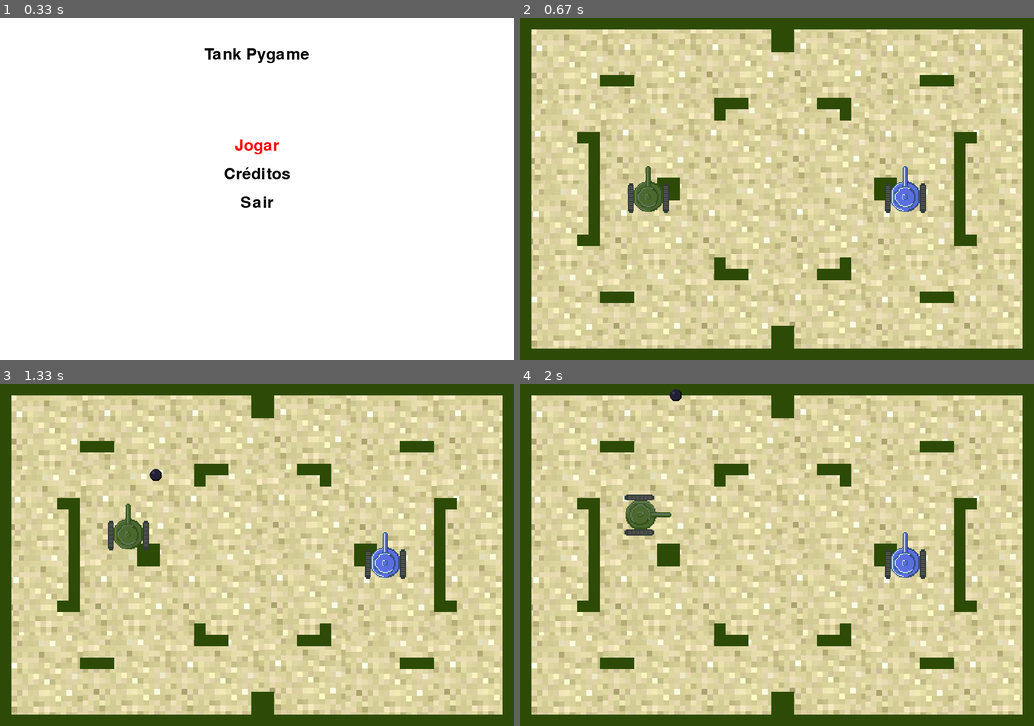
Above: before the commit, frames 1-4 (two rows, left to right).
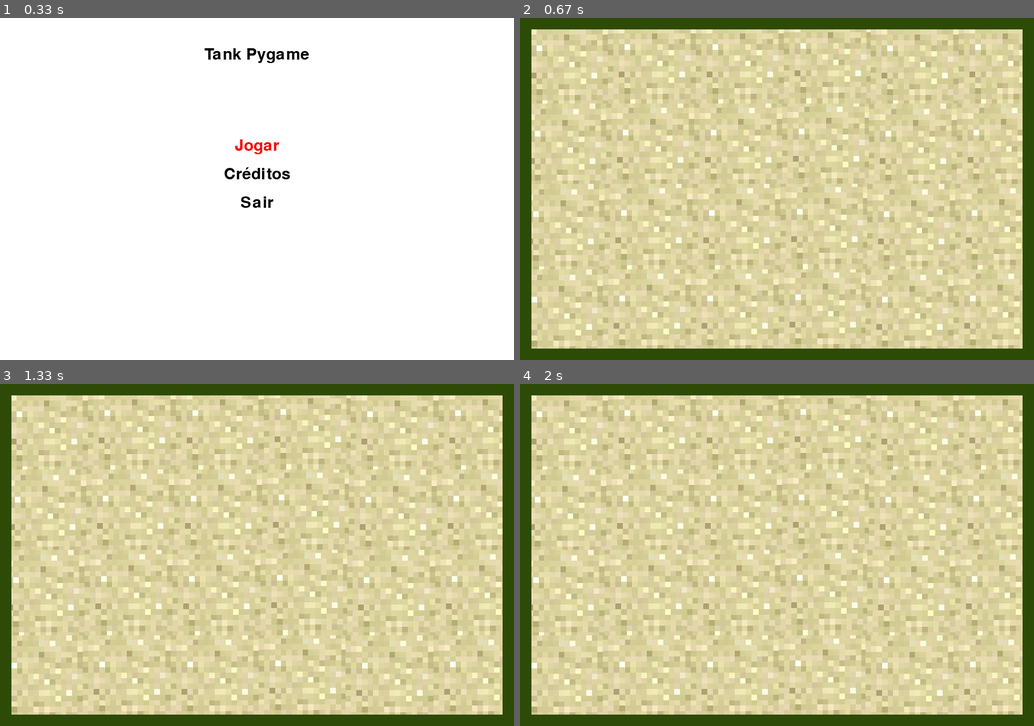
Above: after the commit, the same moments.

Repository: OzielBezerradeLima/tankpygame
Game: pygame game, started from codes/main.py
Same seed, same stepped clock (60 frames per second), same inputs: the game is played once before the commit and once after it.
Inputs:
- Up to frame 1 (0.33 s): no input
- Up to frame 2 (0.67 s): tap Enter at 0.33 s
- Up to frame 3 (1.33 s): tap Space at 0.67 s; hold Up from 1 s (still down)
- Up to frame 4 (2 s): release Up at 1.47 s; hold Right 1.5-1.97 s

Frame 1 is identical in both runs. In frame 2, 6.1% of the frame differs, in the area x 11-89%, y 3-97%; in frame 3, 6.3%; in frame 4, 6.3%, in the area x 11-89%, y 1-97%.

Commit message:
Atualizando game.py

Diff:
--- a/codes/game.py
+++ b/codes/game.py
@@ -9,7 +9,6 @@
 
 
 def run():
-    maze.create_map()
     while playing:
         pygame.display.update()
         maze.draw_map()
@@ -19,6 +18,7 @@
         tank.bullet_ricochet()
         tank.player_active()
         tank.draw_bullet()
+        maze.draw_map()
 
 
         for event in pygame.event.get():
--- a/codes/maze.py
+++ b/codes/maze.py
@@ -32,6 +32,8 @@
     draw_map.background_image = pygame.image.load(os.path.join(dirname, txt))
 
     return walls, empty_spaces  # Retorna as paredes e espaços vazios
+
+
 def draw_map():
     """Desenha o mapa continuamente na tela."""
     # Carrega o mapa aleatório se ainda não tiver sido carregado
--- a/codes/tank.py
+++ b/codes/tank.py
@@ -67,7 +67,7 @@
 # Defina a lista de balas
 bullets = []
 
-bullet_image_path = "../assets/bullet_sprite.png"
+bullet_image_path = (os.path.join(dirname, "../assets/bullet_sprite.png"))
 bullet_image = pygame.image.load(bullet_image_path)
 
 
